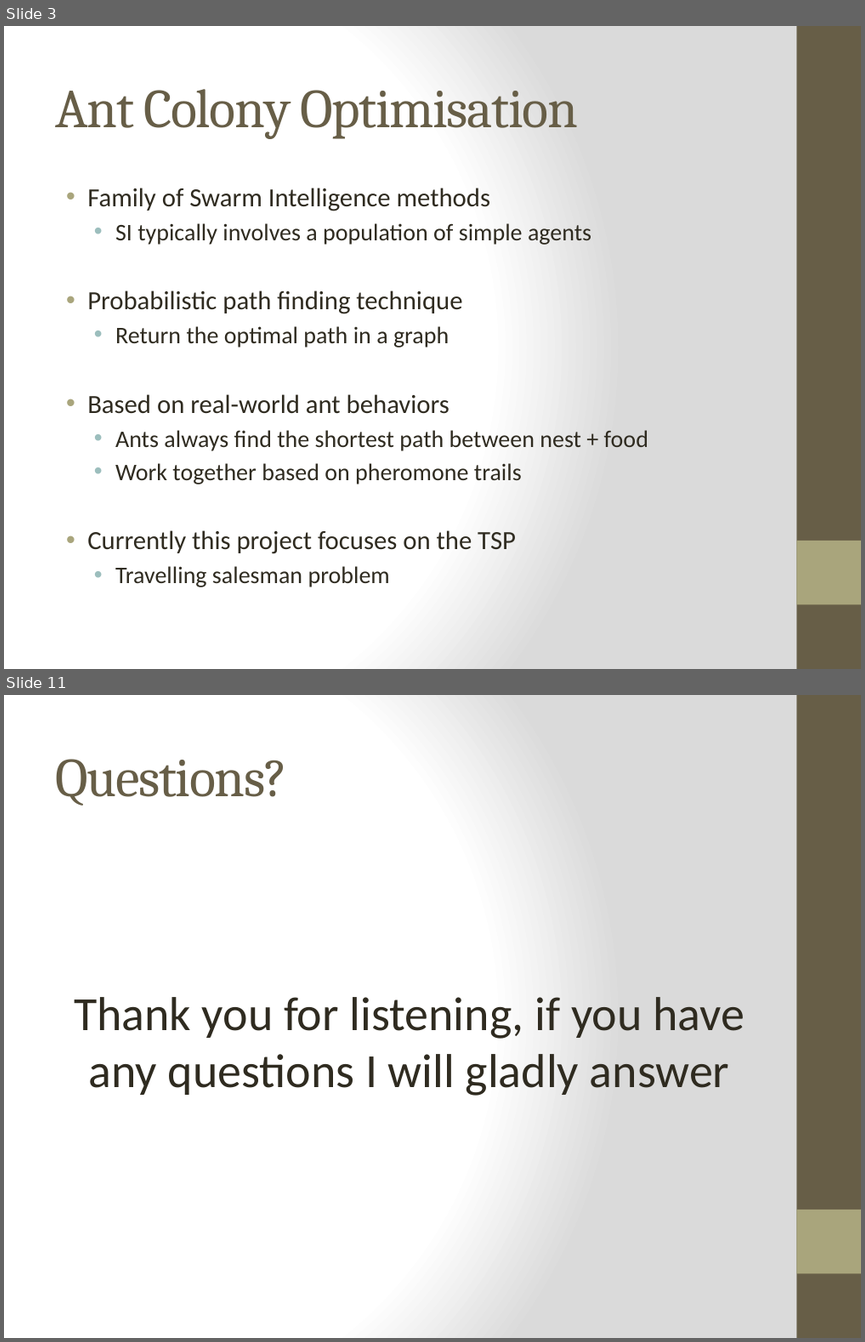
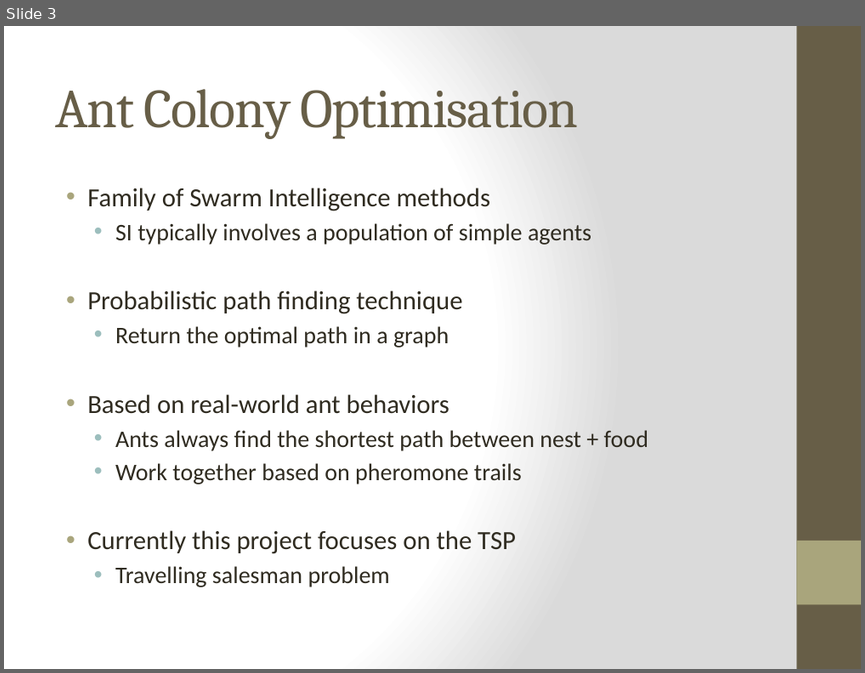
Before and after one commit to cedw93/ACO-DISS-TSP, a slide deck: mid term demo/ACO-mid-term-presentation.pptx. Shown one above the other, each under a label of ours: slides 3 and 11 before the commit, slide 3 after it; the slides between them are not shown. The pictures are 865x1342 and 865x673 pixels, drawn with LibreOffice and Linux fonts; fonts in the diff are those of the drawing. Boxes give left, top, right and bottom in pixels: in the first picture for what was removed or moved away, otherwise in the second. Text is boxed around its words. In the diff, an @@ line names an element or a change of style, - is before the commit and + after.

```diff
--- a/mid term demo/ACO-mid-term-presentation.pptx
+++ b/mid term demo/ACO-mid-term-presentation.pptx
@@ slide 11 removed at (4, 695, 861, 1338), background gradient #FFFFFF to #DADADA; not listed: 2 template elements that a slide beside it also shows @@
@@ title removed at (55, 759, 287, 805) @@
-Questions?
@@ text removed at (74, 997, 744, 1095) @@
-Thank you for listening, if you have any questions I will gladly answer
```
Also in this commit, not shown: 8 slides changed, 1 other file.
